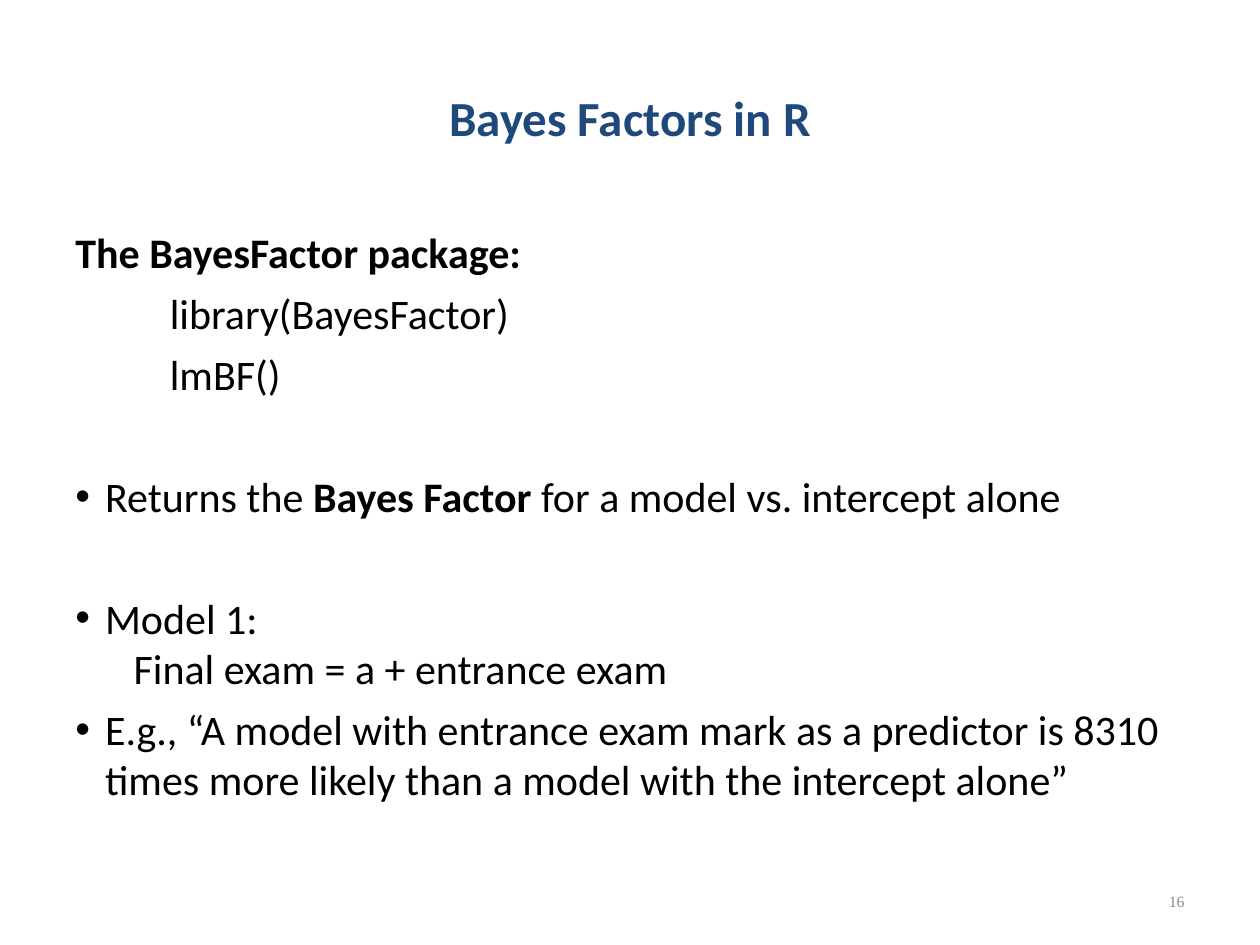
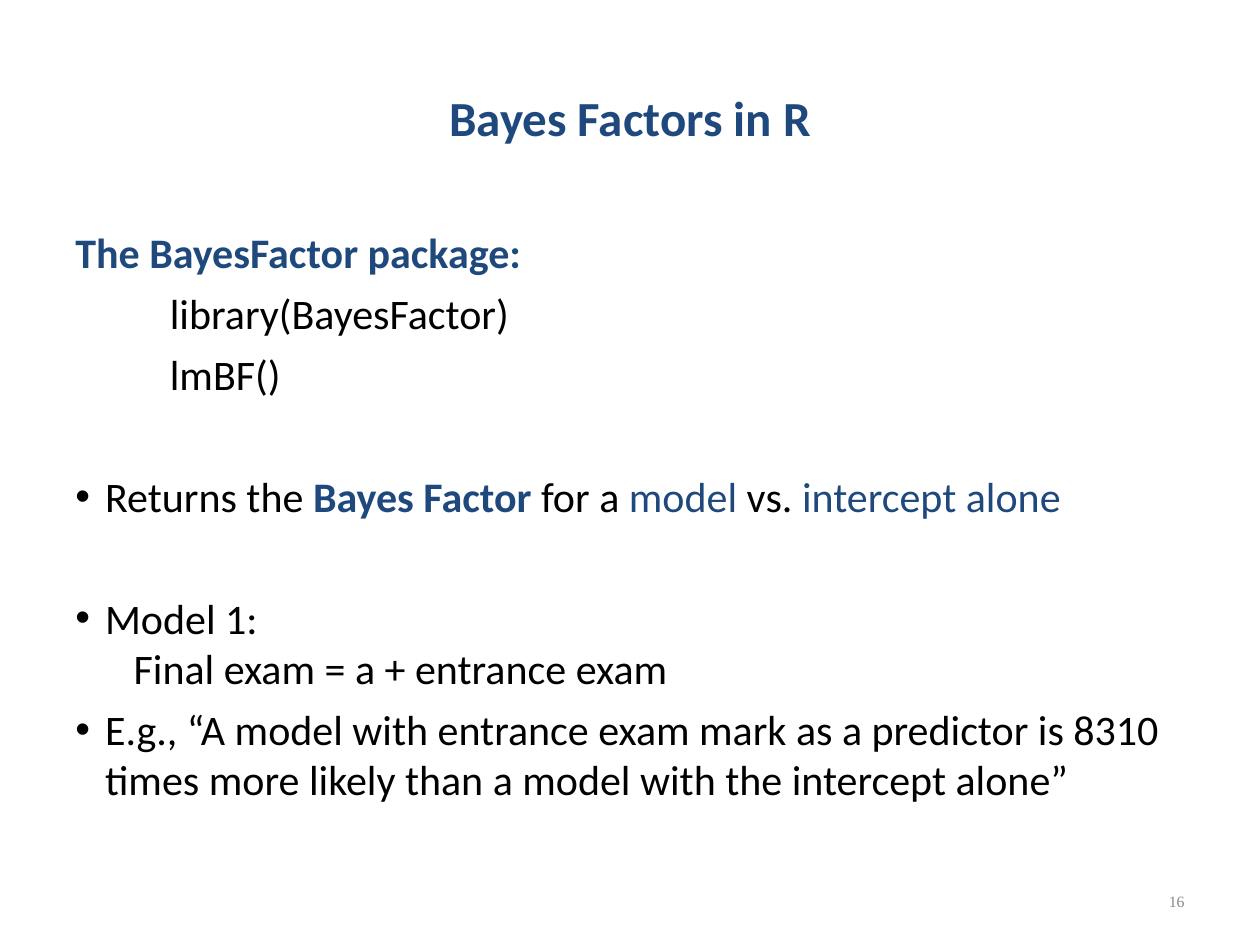
Before and after one commit to chrisjberry/datafluencyCB, a slide deck: slide 16 of docs/slides/regression2-chris.ppt. Drawn at 1260x945 pixels with LibreOffice and Linux fonts; fonts in the diff are those of the drawing. Boxes give left, top, right and bottom in pixels: in the first picture for what was removed or moved away, otherwise in the second. Text is boxed around its words. In the diff, an @@ line names an element or a change of style, - is before the commit and + after.

```diff
--- a/docs/slides/regression2-chris.ppt
+++ b/docs/slides/regression2-chris.ppt
@@ text at [75, 238, 1061, 519]: text colour #000000 to #1F497D in "The BayesFactor package:", "Bayes Factor model intercept alone" @@
```
Also in this commit, not shown: 5 other slides changed, 1 other file.
